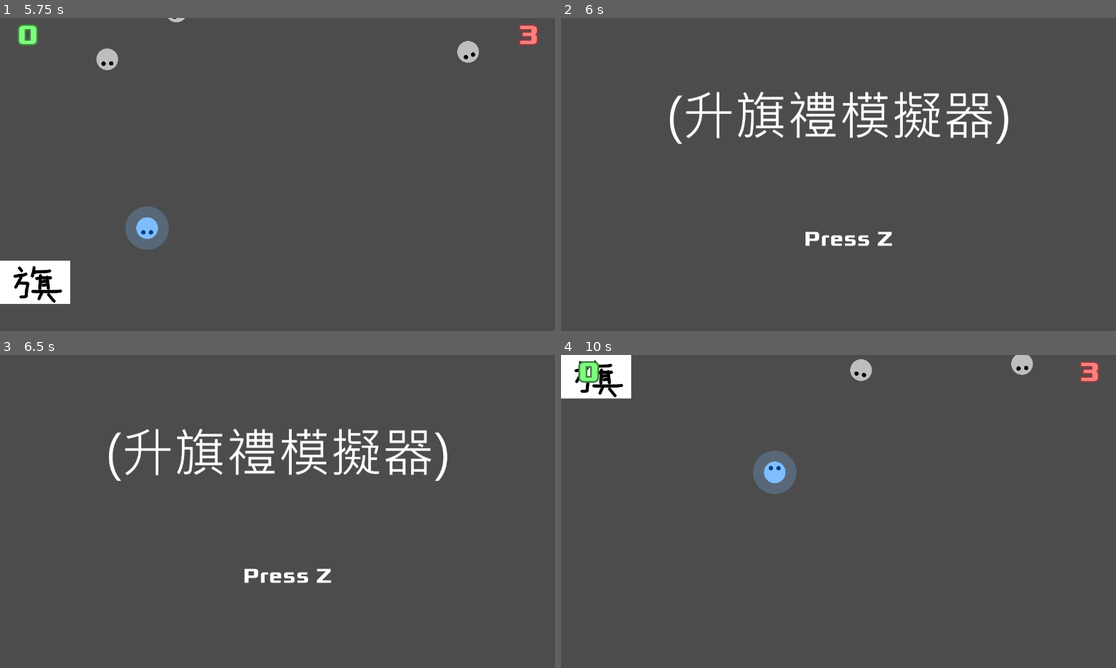
Above: before the commit, frames 1-4 (two rows, left to right).
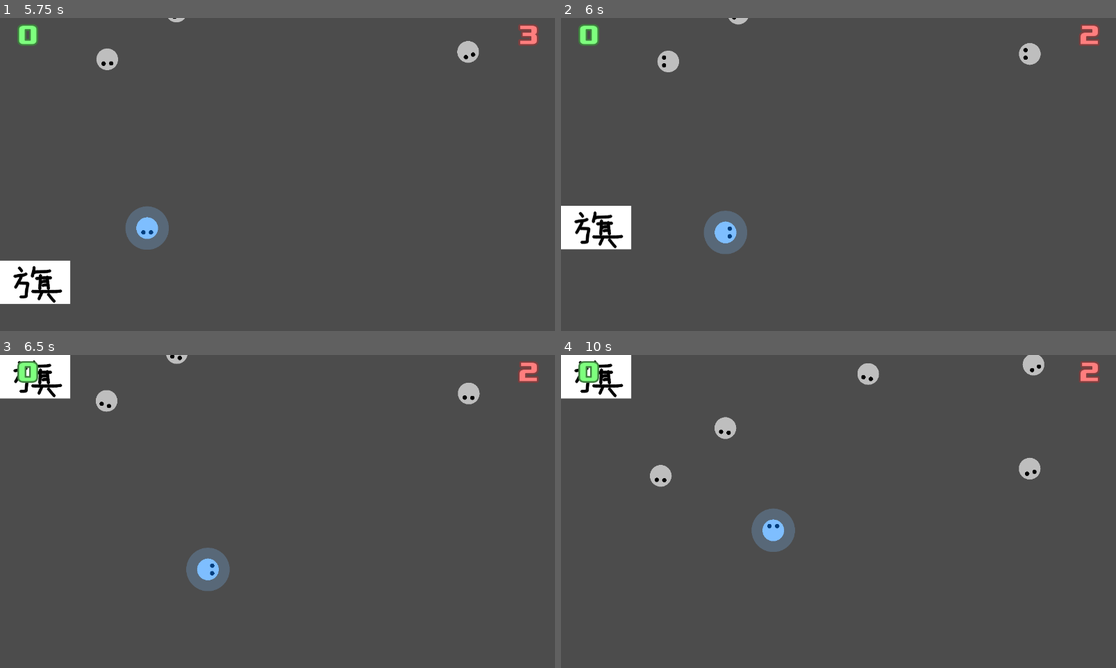
Above: after the commit, the same moments.

Repository: saimukzi/NfaoPoSim
Game: Godot game, scene res://MainScene/MainScene.tscn
The game is run twice, just before and just after one commit, with the same random seed, the same clock (stepped at 60 frames per second) and the same inputs. Sound files missing from this copy of the repository are replaced by a short silence.
Inputs:
- Up to frame 1 (5.75 s): tap Enter at 0.5 s; hold Right (game_right) 0.53-1.28 s; hold Z (game_eat) 0.53-1.28 s; hold Down (game_down) 1.28-2.03 s; tap Z (game_eat) at 1.35, 2.85, 4.35 s; hold Right (game_right) 2.03-2.78 s; hold Z (game_eat) 2.03-2.78 s; hold Up (game_up) 2.78-3.53 s; hold Z (game_eat) 3.53-4.28 s; hold Left (game_left) 3.53-5.03 s; hold Down (game_down) from 5.03 s (still down); hold Z (game_eat) from 5.03 s (still down)
- Up to frame 2 (6 s): release Down (game_down) at 5.78 s; release Z (game_eat) at 5.78 s; hold Right (game_right) from 5.78 s (still down); tap Z (game_eat) at 5.85 s
- Up to frame 3 (6.5 s): keep holding Right (game_right)
- Up to frame 4 (10 s): tap Z (game_eat) at 6.5, 7.35, 8.85 s; release Right (game_right) at 6.53 s; hold Up (game_up) 6.53-7.28 s; hold Z (game_eat) 6.53-7.28 s; hold Right (game_right) 7.28-8.03 s; hold Down (game_down) 8.03-8.78 s; hold Z (game_eat) 8.03-8.78 s; hold Left (game_left) 8.78-9.53 s; hold Up (game_up) from 9.53 s (still down); hold Z (game_eat) from 9.53 s (still down)

Frame 1 is identical in both runs. In frame 2, 7.0% of the frame differs, in the area x 0-98%, y 0-76%; in frame 3, 6.8%; in frame 4, 2.9%.

Commit message:
player die after 3 hit

Diff:
--- a/DemoStage/DemoStage.gd
+++ b/DemoStage/DemoStage.gd
@@ -14,7 +14,8 @@
 
 class GameState extends MyState:
 	func _on_Game_player_life_change(player_node):
-		set_next_state(GameOverState.new())
+		if player_node.life <= 0:
+			set_next_state(GameOverState.new())
 
 class GameOverState extends MyState:
 	func start():
--- a/PolicePlayer/PolicePlayer.gd
+++ b/PolicePlayer/PolicePlayer.gd
@@ -67,7 +67,8 @@
 
 func _on_player_life_change(player_node):
 	if player_node != self: return
-	queue_free()
+	if life <= 0:
+		queue_free()
 
 export(NodePath) var game_base
 onready var game_base_node = get_node(game_base)
